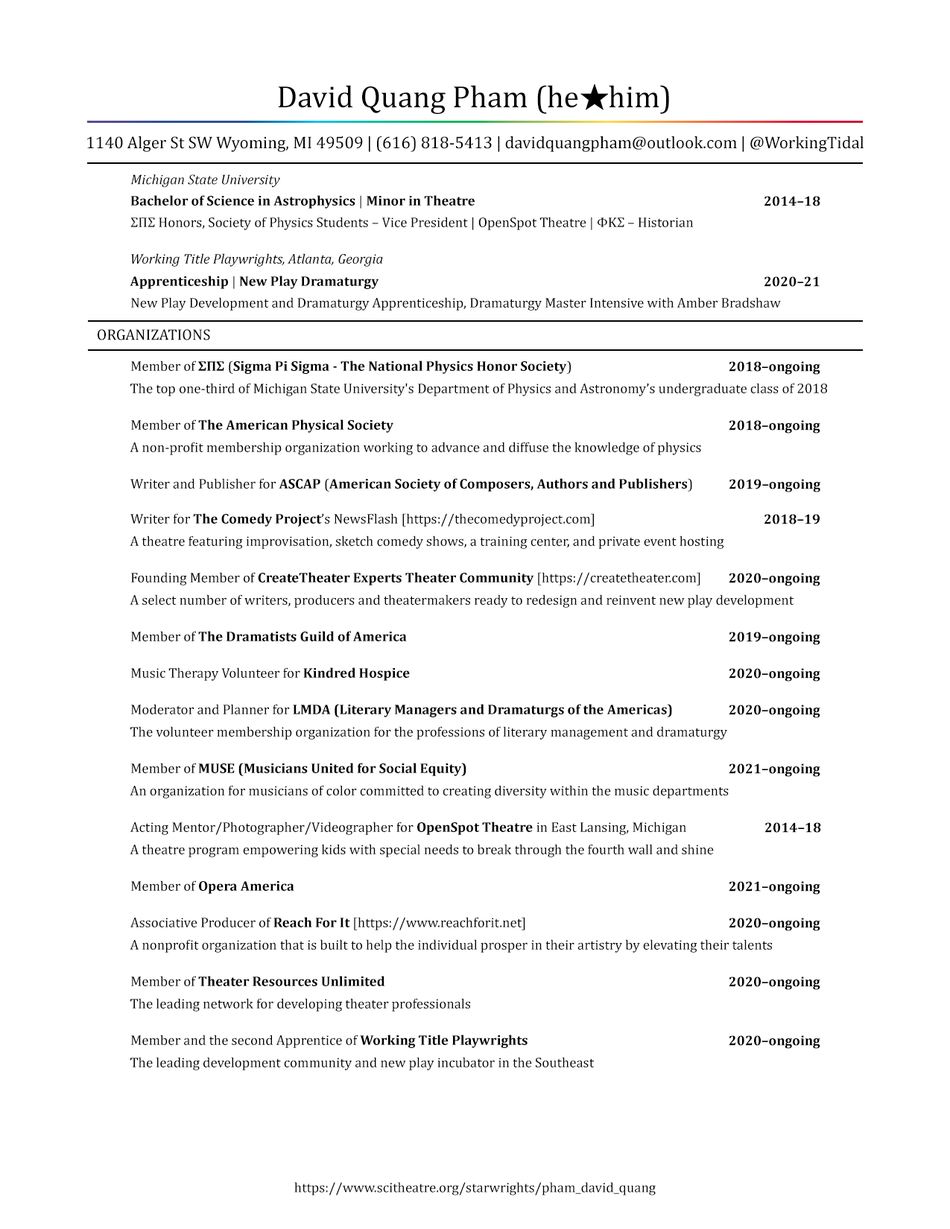
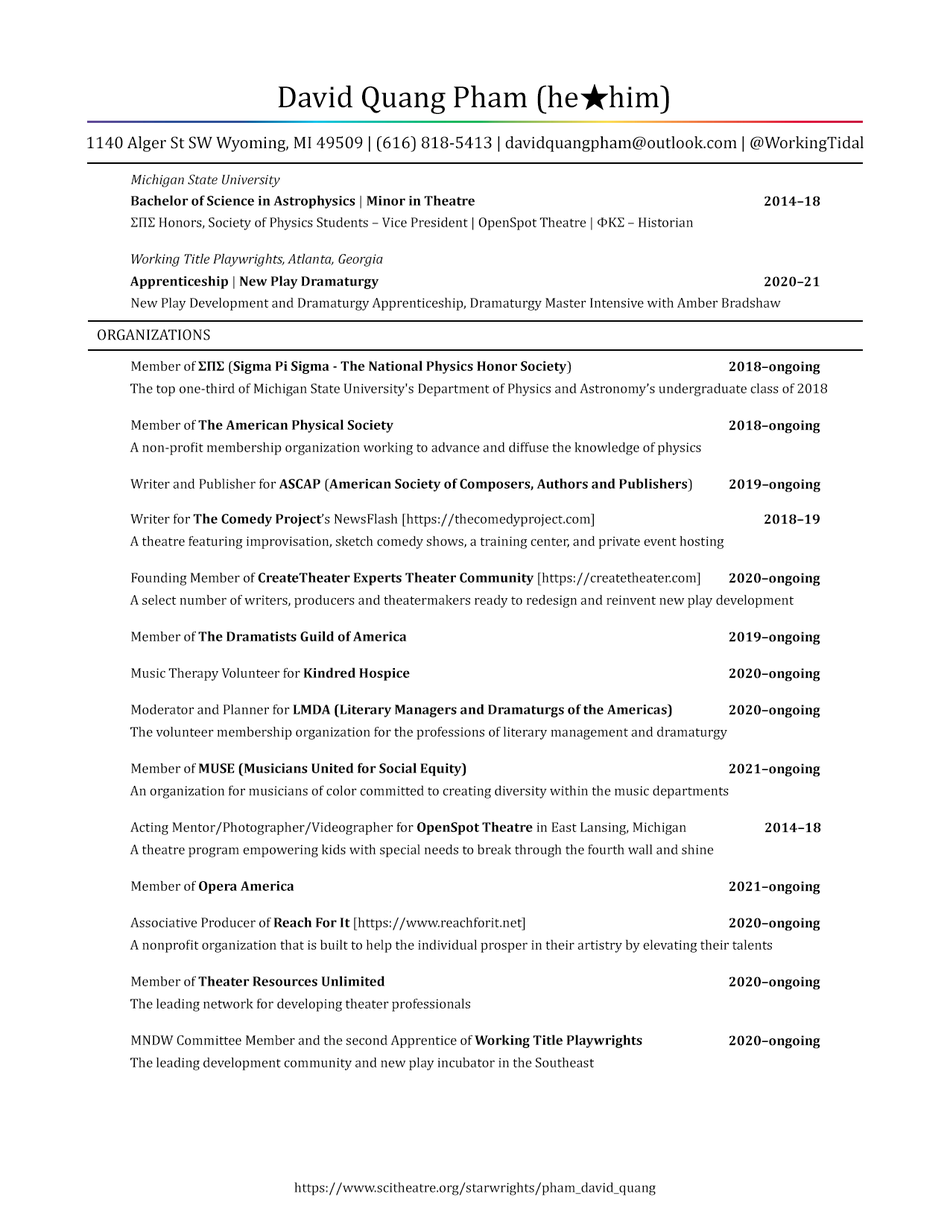
Before/after of a 950px x 1229px layered artwork. What changed in the layer stack:
renamed "Member and the second Apprentice of Working Title Playwrights" to "MNDW Committee Member and the second Apprentice of Working Titl", painted on it over left=142, top=1034, right=643, bottom=1049
